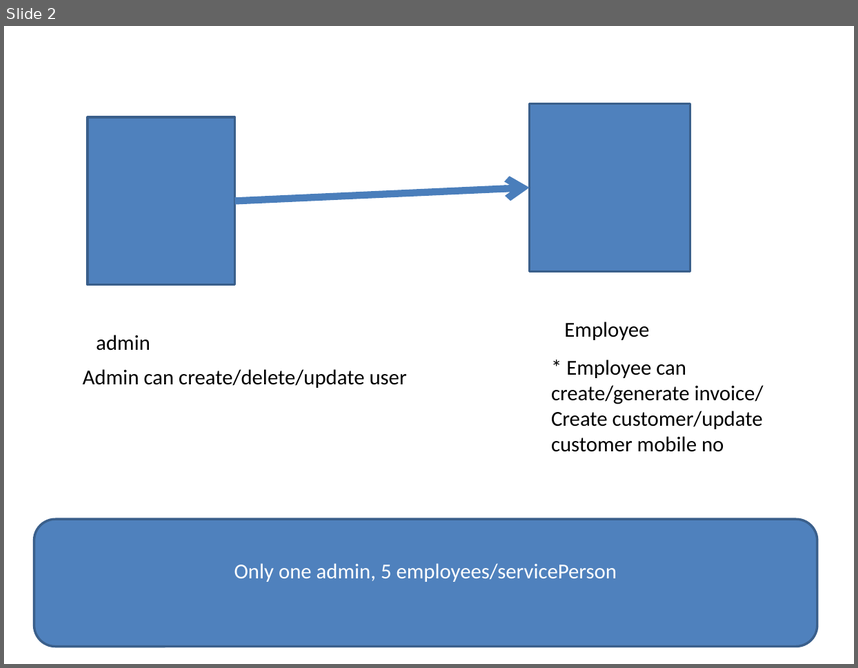
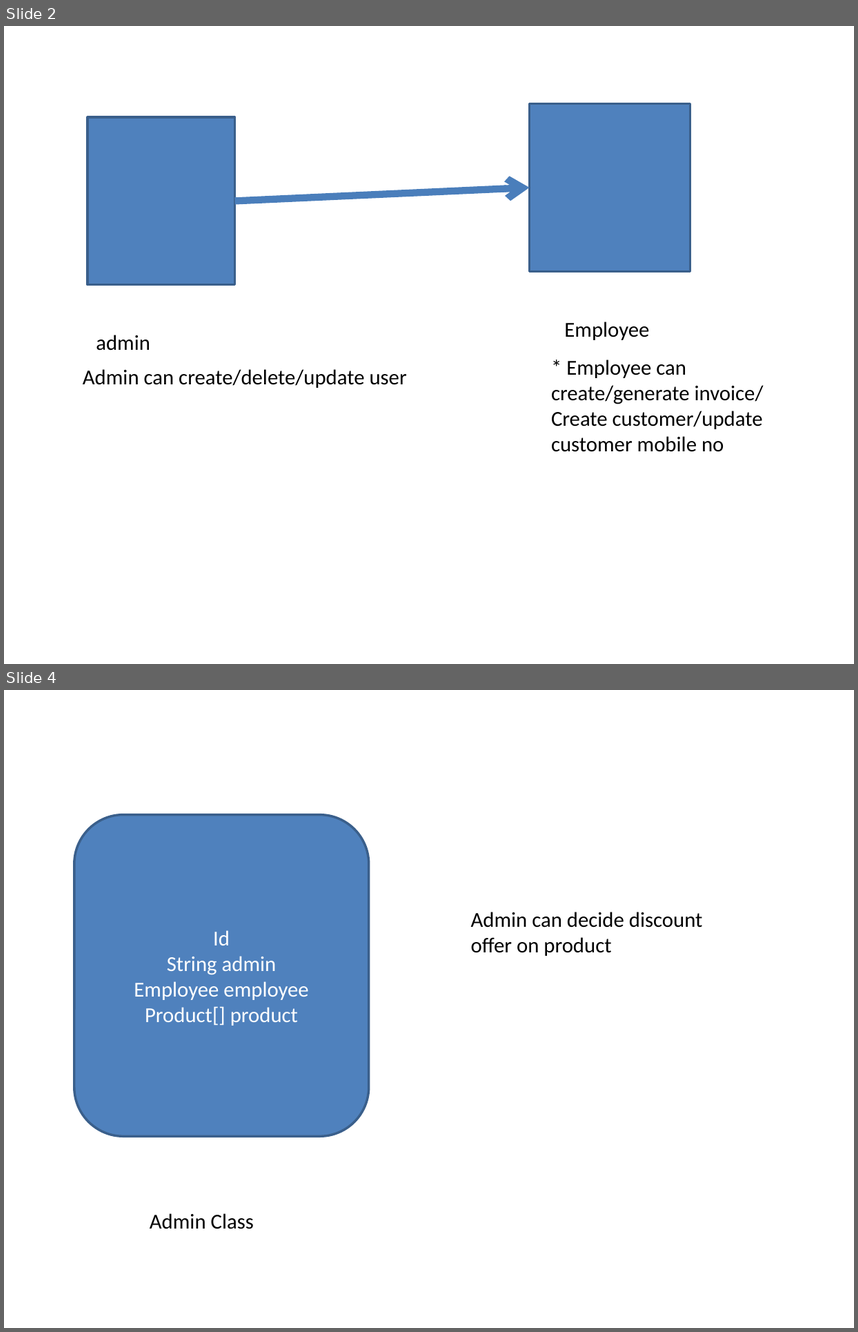
Before and after one commit to prakash8876/spring-jdbc-demo, a slide deck: market/market project.pptx. Shown one above the other, each under a label of ours: slide 2 before the commit, slides 2 and 4 after it; the slides between them are not shown. The pictures are 858x668 and 858x1332 pixels, drawn with LibreOffice and Linux fonts; fonts in the diff are those of the drawing. Boxes give left, top, right and bottom in pixels: in the first picture for what was removed or moved away, otherwise in the second. Text is boxed around its words. In the diff, an @@ line names an element or a change of style, - is before the commit and + after.

```diff
--- a/market/market project.pptx
+++ b/market/market project.pptx
@@ slide 4 added at (x1=4, y1=690, x2=854, y2=1328), background #FFFFFF @@
@@ rounded rectangle added at (x1=74, y1=815, x2=369, y2=1136), fill #4F81BD, outline #3A5F8C 2 pt, 18 pt, text #FFFFFF @@
+Id
+String admin
+Employee employee
+Product[] product
@@ text added at (x1=471, y1=911, x2=703, y2=956), 18 pt, text #000000 @@
+Admin can decide discount offer on product
@@ text added at (x1=150, y1=1213, x2=254, y2=1229), 18 pt, text #000000 @@
+Admin Class
@@ slide 2 changed as well @@
@@ rounded rectangle removed at (x1=34, y1=519, x2=817, y2=646) @@
-Only one admin, 5 employees/servicePerson
```
Also in this commit, not shown: 1 other slide changed, 4 other slides added.
